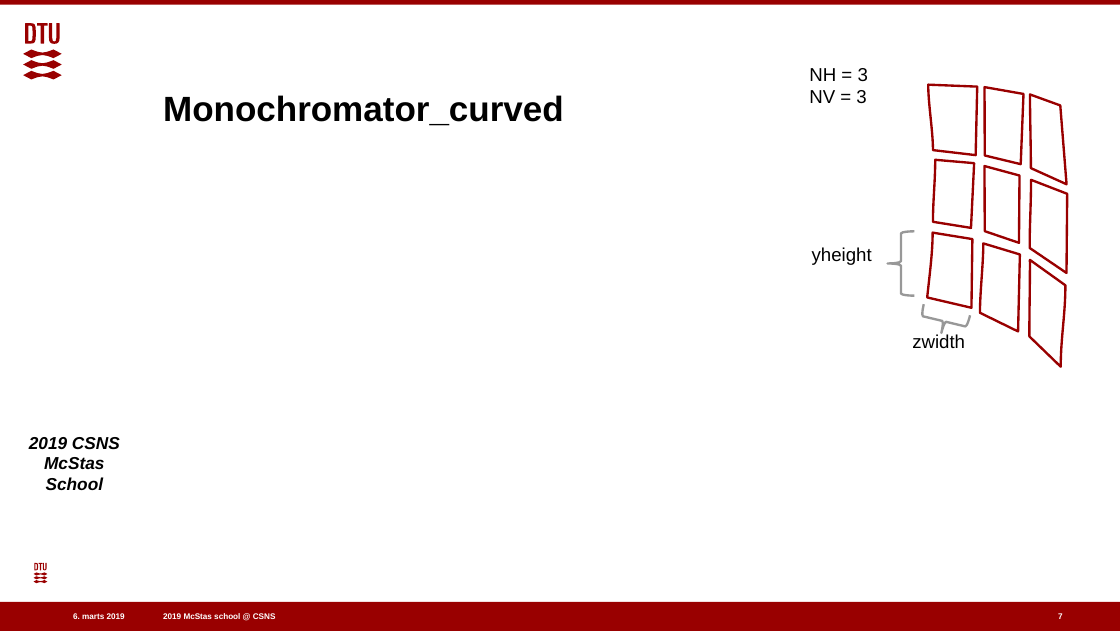
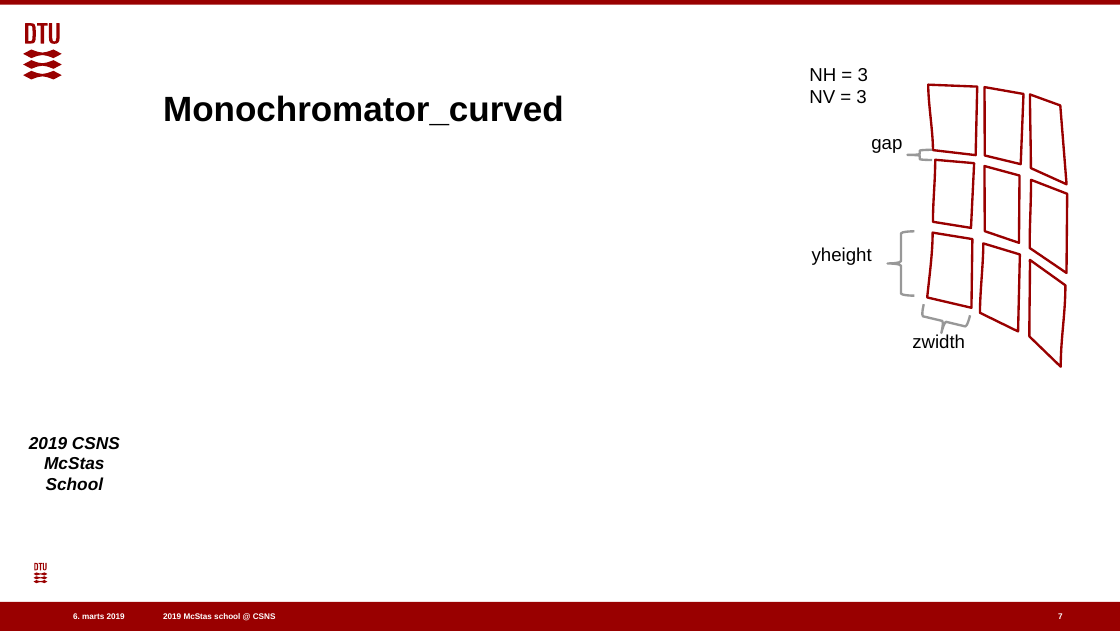
Before and after one commit to eddymaoui/Schools, a slide deck: slide 7 of CSNS_March_2019/2_Tuesday_March_26th/4_monochromators/Monochromator.pptx. Drawn at 1120x631 pixels with LibreOffice and Linux fonts; fonts in the diff are those of the drawing; grey boxes stand for pictures; background and template pictures are left out. Boxes give left, top, right and bottom in pixels: in the first picture for what was removed or moved away, otherwise in the second. Text is boxed around its words. In the diff, an @@ line names an element or a change of style, - is before the commit and + after.

```diff
--- a/CSNS_March_2019/2_Tuesday_March_26th/4_monochromators/Monochromator.pptx
+++ b/CSNS_March_2019/2_Tuesday_March_26th/4_monochromators/Monochromator.pptx
@@ text added at (871,139,902,153), 16 pt, text #000000 @@
+gap
@@ left brace added at (907,150,932,160), outline #989898 2 pt @@
```
Also in this commit, not shown: 2 other slides changed, 1 other file.
